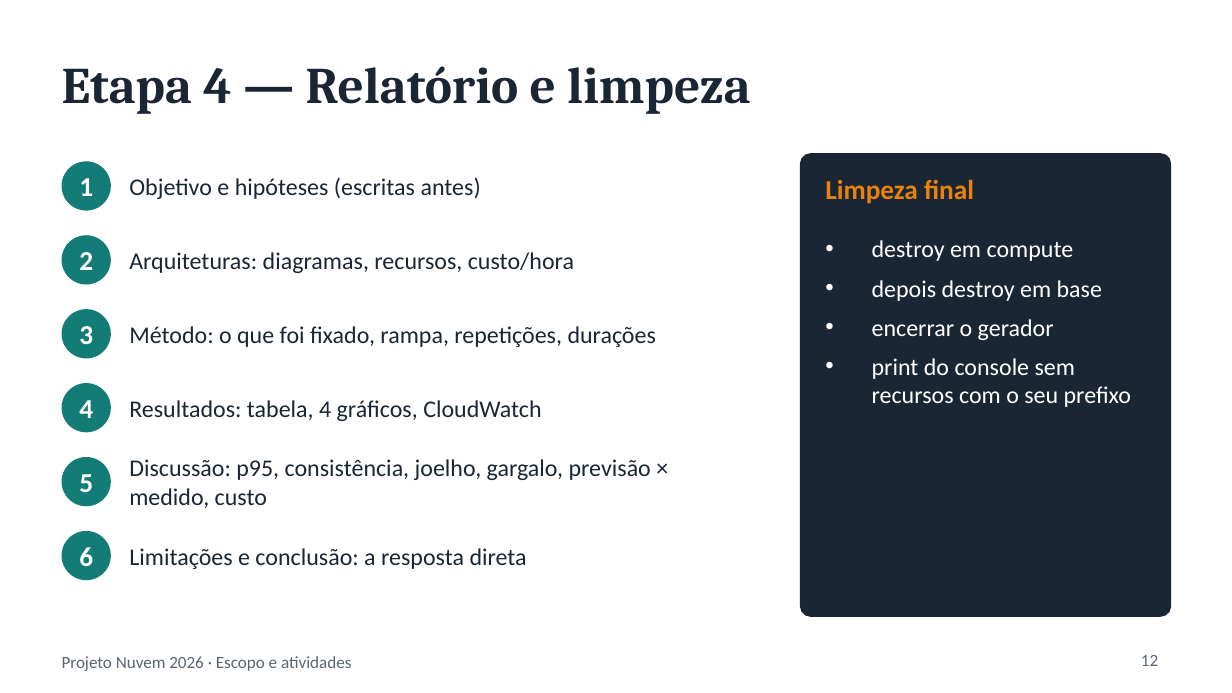
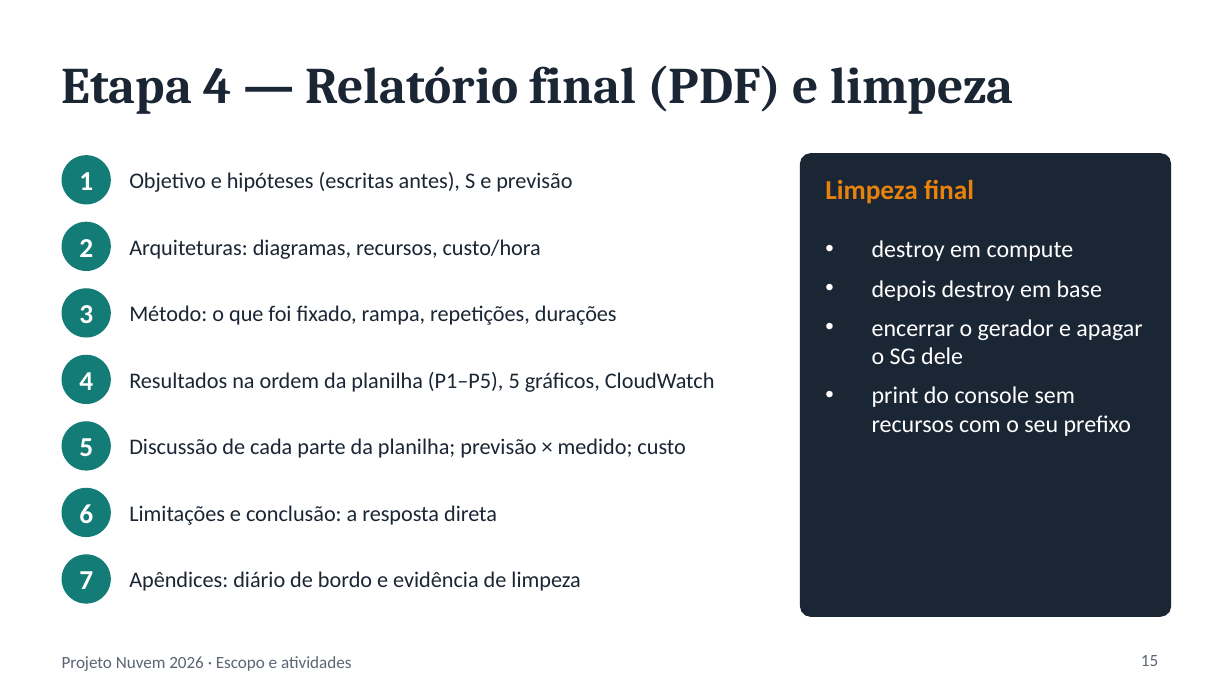
Before and after one commit to emadruga/projeto-aws-chatbot, a slide deck: slide 15 of docs/slides/ESCOPO_E_ATIVIDADES.pptx (slide 12 before the commit). Drawn at 1232x693 pixels with LibreOffice and Linux fonts; fonts in the diff are those of the drawing. Boxes give left, top, right and bottom in pixels: in the first picture for what was removed or moved away, otherwise in the second. Text is boxed around its words. In the diff, an @@ line names an element or a change of style, - is before the commit and + after.

```diff
--- a/docs/slides/ESCOPO_E_ATIVIDADES.pptx
+++ b/docs/slides/ESCOPO_E_ATIVIDADES.pptx
@@ title at (62,65,1014,114): text changed @@
-Etapa 4 — Relatório e limpeza
+Etapa 4 — Relatório final (PDF) e limpeza
@@ ellipse "1": place and size @@
-ellipse "1" at (62,161,111,211)
+ellipse "1" at (62,155,111,205)
@@ text at (129,172,572,192): text changed; size 14 to 13 pt @@
-Objetivo e hipóteses (escritas antes)
+Objetivo e hipóteses (escritas antes), S e previsão
@@ ellipse "2": place and size @@
-ellipse "2" at (62,235,111,285)
+ellipse "2" at (62,222,111,271)
@@ text "Arquiteturas: diagramas, recursos, custo/hora": place and size @@
-text "Arquiteturas: diagramas, recursos, custo/hora" at (129,252,574,273)
+text "Arquiteturas: diagramas, recursos, custo/hora" at (129,239,541,259)
@@ ellipse "3": place and size @@
-ellipse "3" at (62,309,111,359)
+ellipse "3" at (62,288,111,338)
@@ text "Método: o que foi fixado, ...": place and size @@
-text "Método: o que foi fixado, ..." at (129,326,656,347)
+text "Método: o que foi fixado, ..." at (129,305,617,325)
@@ text at (872,319,1142,364): text changed @@
-• encerrar o gerador
+• encerrar o gerador e apagar o SG dele
@@ ellipse "4": place and size @@
-ellipse "4" at (62,383,111,432)
+ellipse "4" at (62,355,111,404)
@@ text at (129,372,715,392): text changed; size 14 to 13 pt @@
-Resultados: tabela, 4 gráficos, CloudWatch
+Resultados na ordem da planilha (P1–P5), 5 gráficos, CloudWatch
@@ ellipse "5": place and size @@
-ellipse "5" at (62,457,111,506)
+ellipse "5" at (62,421,111,471)
@@ text at (129,438,685,458): text changed; size 14 to 13 pt @@
-Discussão: p95, consistência, joelho, gargalo, previsão × medido, custo
+Discussão de cada parte da planilha; previsão × medido; custo
@@ ellipse "6": place and size @@
-ellipse "6" at (62,531,111,580)
+ellipse "6" at (62,488,111,537)
@@ size 14 to 13 pt in 3 elements at (129,239,541,259), (129,305,617,325), (129,505,497,525) @@
@@ text "Limitações e conclusão: a resposta ...": place and size @@
-text "Limitações e conclusão: a resposta ..." at (129,548,527,569)
+text "Limitações e conclusão: a resposta ..." at (129,505,497,525)
@@ ellipse added at (62,554,111,604), fill #137C77, 16 pt, text #FFFFFF, bold @@
+7
@@ text added at (129,571,580,591), 13 pt, text #1B2635 @@
+Apêndices: diário de bordo e evidência de limpeza
@@ page number at (1141,655,1158,666): text changed @@
-12
+15
```
Also in this commit, not shown: 8 other slides changed, 4 slides added, 1 slide removed, 3 other files.
